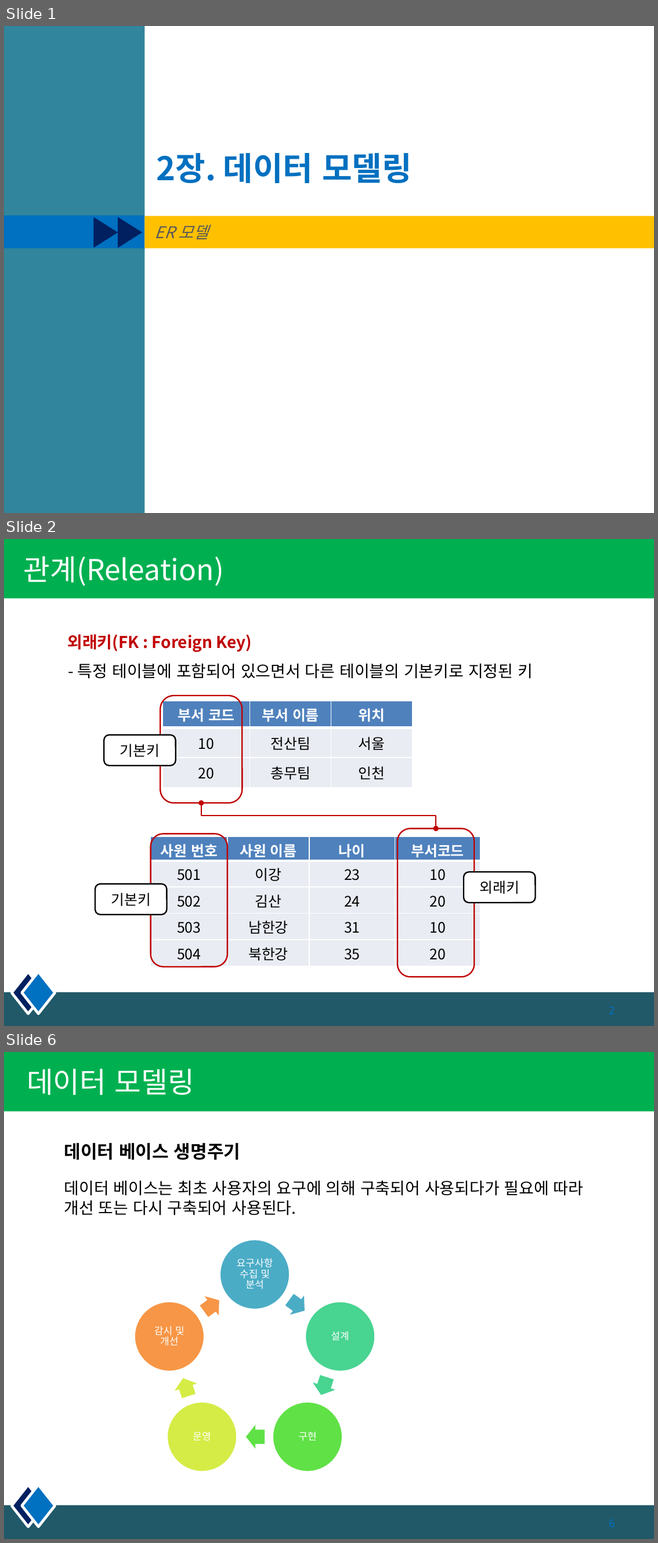
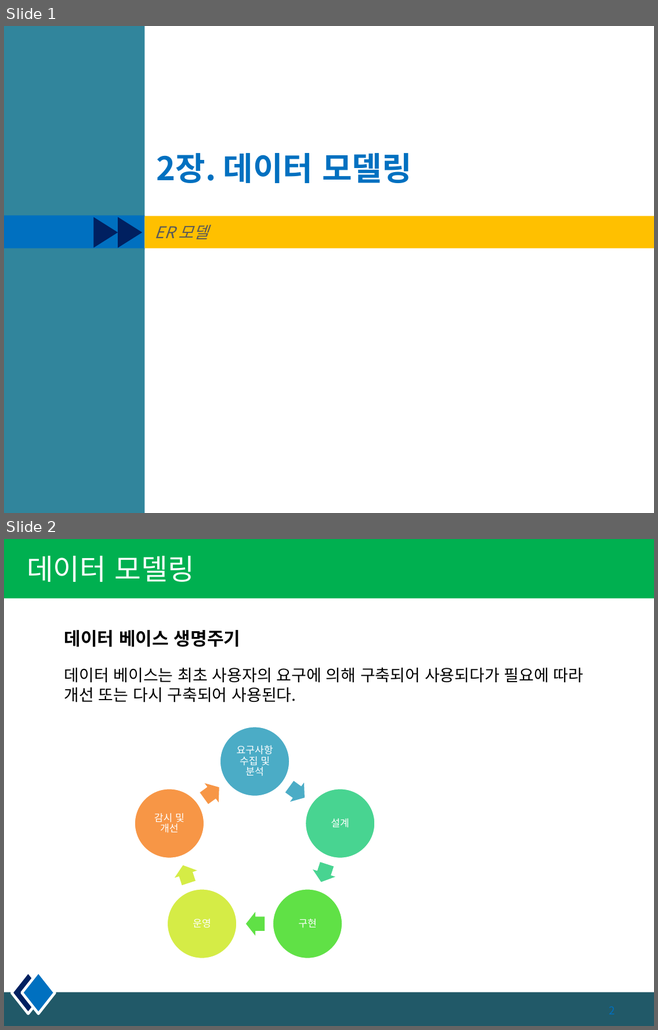
Before and after one commit to kiyongee2/dbworks, a slide deck: DB_PPT/2장. 데이터 모델링.pptx. Shown one above the other, each under a label of ours: slides 1, 2 and 6 before the commit, slides 1 and 2 after it; the slides between them are not shown. The pictures are 658x1543 and 658x1030 pixels, drawn with LibreOffice and Linux fonts; fonts in the diff are those of the drawing; background and template pictures are left out. Boxes give left, top, right and bottom in pixels: in the first picture for what was removed or moved away, otherwise in the second. Text is boxed around its words. In the diff, an @@ line names an element or a change of style, - is before the commit and + after.

```diff
--- a/DB_PPT/2장. 데이터 모델링.pptx
+++ b/DB_PPT/2장. 데이터 모델링.pptx
@@ slide 2 removed at bbox=[4, 539, 654, 1026], background #FFFFFF; not listed: 4 template elements that a slide beside it also shows @@
@@ title removed at bbox=[24, 556, 224, 586] @@
-관계(Releation)
@@ text removed at bbox=[67, 634, 532, 679] @@
-외래키(FK : Foreign Key)
-- 특정 테이블에 포함되어 있으면서 다른 테이블의 기본키로 지정된 키
@@ rounded rectangle removed at bbox=[160, 696, 242, 803] @@
@@ table removed at bbox=[162, 701, 412, 788], 3 rows, 3 columns @@
-부서 코드 | 부서 이름 | 위치
-10 | 전산팀 | 서울
-20 | 총무팀 | 인천
@@ rounded rectangle removed at bbox=[104, 735, 176, 766] @@
-기본키
@@ elbow double arrow removed from (201, 803) to (436, 829) @@
@@ rounded rectangle removed at bbox=[151, 834, 227, 967] @@
@@ rounded rectangle removed at bbox=[397, 829, 474, 977] @@
@@ table removed at bbox=[151, 837, 481, 966], 5 rows, 4 columns @@
-사원 번호 | 사원 이름 | 나이 | 부서코드
-501 | 이강 | 23 | 10
-502 | 김산 | 24 | 20
-503 | 남한강 | 31 | 10
-504 | 북한강 | 35 | 20
@@ rounded rectangle removed at bbox=[95, 884, 166, 914] @@
-기본키
@@ rounded rectangle removed at bbox=[463, 873, 535, 903] @@
-외래키
@@ what was slide 6 is now slide 2 @@
```
Also in this commit, not shown: 3 other slides removed, 4 other files.
